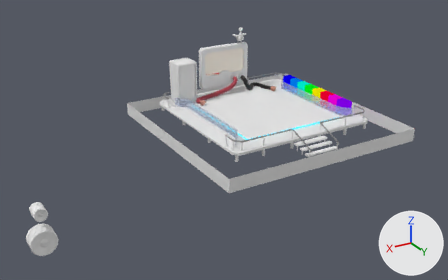
An edit to the Blender file blender/resonANCE.blend, drawn before and after from the same camera.
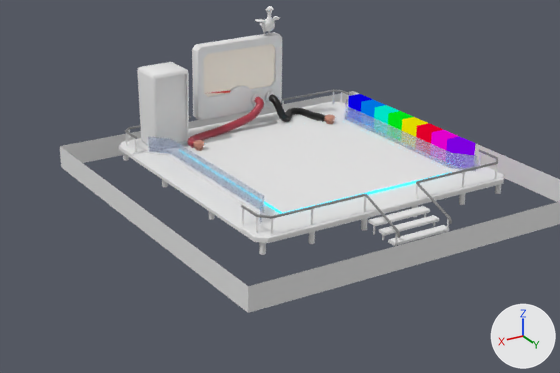
There are two pictures of each version: one whole from a 50 mm lens placed at (35.7, 58.3, 35.5), pointed at (-6.0, -11.2, 0.8), one close up on the part from 21% to 89% of the width and 9% to 81% of the height. Lighting does not change. The marker at lower right points along +X, +Y and +Z. The older version's two pictures come first.

Script lines for the objects in view, before the commit:
```python
ob_glass = bpy.data.objects.new('glass', me_cube_016)
ob_glass.parent = ob_origin
ob_glass.location = (16.0, 15.24, 1.502)
ob_hypemeterscreen = bpy.data.objects.new('HypeMeterScreen', me_cube_015)
ob_hypemeterscreen.parent = ob_origin
ob_hypemeterscreen.location = (16.0, 4.0, 4.298)
ob_supports = bpy.data.objects.new('supports', me_cube_020)
ob_supports.parent = ob_origin
ob_supports.location = (16.0, 15.0, 1.502)
# also in view: 'squares2' at (-16.0, -16.1, 1.7); 'Cube.008' at (-16.0, -16.0, 0.0); 'squares1' at (-16.0, -16.1, 1.7); 'Cube.007' at (-26.7, -9.7, 2.4); 'speakers' at (-7.7, -26.7, 4.9)
```
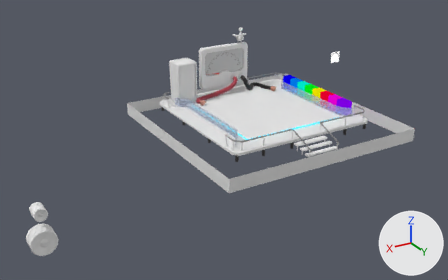
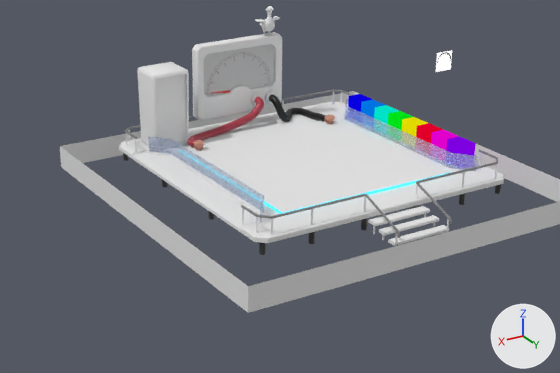
Pixel boxes [x1, y1, x2, y2] of what changed, in the close-ups (560 x 373 px):
'HypeMeterScreen', surface changed (pale yellow to grey)
    both: [203, 44, 275, 97]
'supports', recoloured
    both: [123, 153, 501, 255]
'Plane', added
    after: [436, 50, 452, 72]

What changed in the scene script:
```text
Add img_hypemeter_png:
    img_hypemeter_png = load_image('hypemeter.png', 'hypemeter.png', 512, 512, 'sRGB')
Change mat_material:
    remove mat_material.base_color = (0.8, 0.722, 0.617)  # pale yellow #e7ddce
    add mat_material.texture = img_hypemeter_png
    remove mat_material.emission_strength = 0.1
Add mat_material_001:
    mat_material_001 = principled_material('Material.001')
    mat_material_001.base_color = (0.0425, 0.0392, 0.0402)  # dark grey #3a3838
Add mat_justwhite:
    mat_justwhite = bpy.data.materials.new('JustWhite')
    mat_justwhite.use_nodes = True; mat_justwhite.node_tree.nodes.clear()
    _N = mat_justwhite.node_tree.nodes; _L = mat_justwhite.node_tree.links
    n0 = _N.new('ShaderNodeOutputMaterial'); n0.name = 'Material Output'
    n1 = _N.new('ShaderNodeRGB'); n1.name = 'RGB'
    n1.outputs[0].default_value = (1.0, 1.0, 1.0, 1.0)  # 'Color', white #ffffff
    _L.new(n1.outputs[0], n0.inputs[0])  # 'Color' to 'Surface'
Change me_cube_020:
    where me_cube_020.from_pydata(...)  # 192 vertices, 112 faces; spans x -11.6..-2.2, y -11.7..11.9, z -1.5..-0.2
    add me_cube_020.materials.append(mat_material_001)  # dark grey #3a3838
Change me_cube_015:
    where me_cube_015.from_pydata(...)  # 17 vertices, 1 face; spans x -3.71..3.84, y 0.3, z 0.37..4.35
    used by ob_hypemeterscreen; parent = ob_origin; location = (16.0, 4.0, 4.298)
    me_cube_015 part 1: texture (UV) coordinates of 1 of 1 face, centred in x 0.07, y 0.3, z 1.48, changed; they spanned u 0.92..0.94, v 0.53..0.58 and now span u 0.0..1.0, v 0.47..1.0
Add me_plane:
    me_plane.from_pydata([(-1.0, -1.0, 0.0), (1.0, -1.0, 0.0), (-1.0, 1.0, 0.0), (1.0, 1.0, 0.0)], [], [(0, 1, 3, 2)])
    me_plane.materials.append(mat_justwhite)
Add ob_plane:
    ob_plane = bpy.data.objects.new('Plane', me_plane)
    ob_plane.location = (-40.0, -27.68, 4.0)
    ob_plane.rotation_euler = (-1.571, 0.0, 0.0)  # degrees (-90, 0, 0)
```
